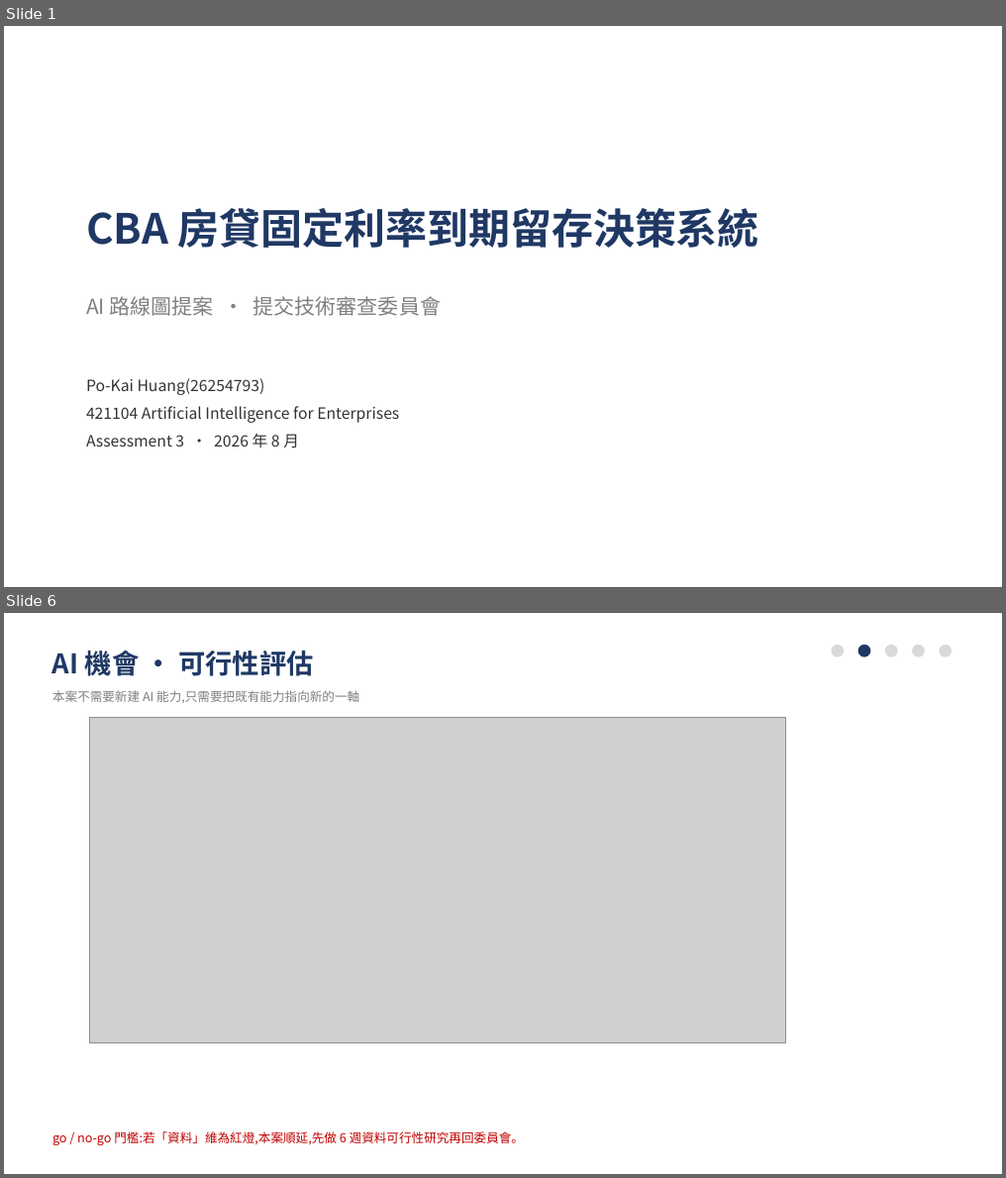
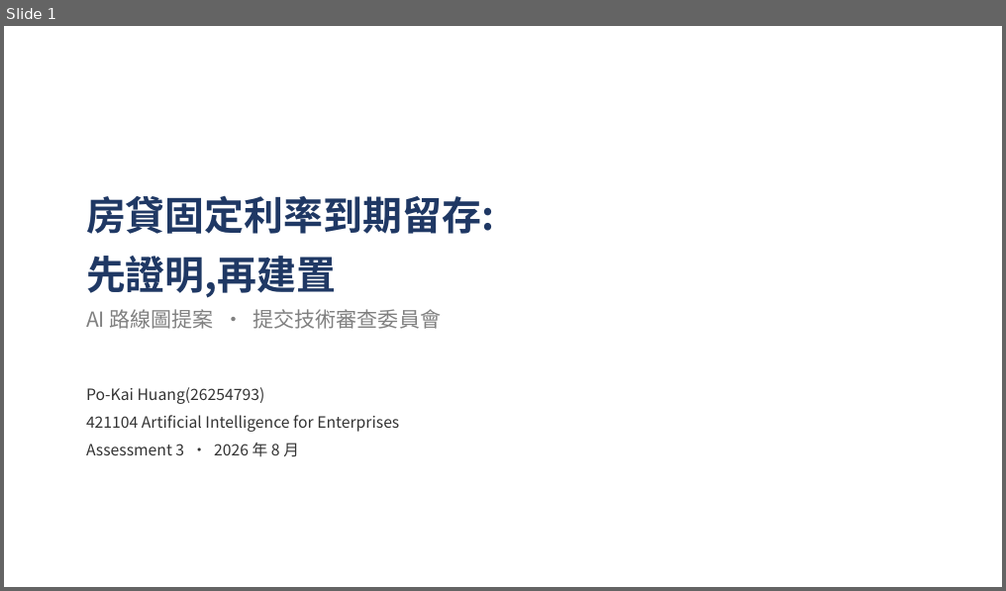
Before and after one commit to pokai-huang0828/UTS_workspace, a slide deck: Artificial Intelligence for Enterprises/Assessment3/Huang_26254793_421104_Assessment 3.pptx. Shown one above the other, each under a label of ours: slides 1 and 6 before the commit, slide 1 after it; the slides between them are not shown. The pictures are 1006x1178 and 1006x591 pixels, drawn with LibreOffice and Linux fonts; fonts in the diff are those of the drawing; grey boxes stand for pictures. Boxes give left, top, right and bottom in pixels: in the first picture for what was removed or moved away, otherwise in the second. Text is boxed around its words. In the diff, an @@ line names an element or a change of style, - is before the commit and + after.

```diff
--- a/Artificial Intelligence for Enterprises/Assessment3/Huang_26254793_421104_Assessment 3.pptx
+++ b/Artificial Intelligence for Enterprises/Assessment3/Huang_26254793_421104_Assessment 3.pptx
@@ slide 6 removed at box(4, 613, 1002, 1174), background #FFFFFF @@
@@ text removed at box(53, 650, 314, 676) @@
-AI 機會 · 可行性評估
@@ ellipse removed at box(832, 645, 844, 658) @@
@@ ellipse removed at box(858, 645, 871, 658) @@
@@ ellipse removed at box(885, 645, 898, 658) @@
@@ ellipse removed at box(912, 645, 925, 658) @@
@@ ellipse removed at box(939, 645, 951, 658) @@
@@ text removed at box(53, 690, 359, 703) @@
-本案不需要新建 AI 能力,只需要把既有能力指向新的一軸
@@ picture removed at box(89, 718, 786, 1044) @@
@@ text removed at box(53, 1132, 524, 1146) @@
-go / no-go 門檻:若「資料」維為紅燈,本案順延,先做 6 週資料可行性研究再回委員會。
@@ slide 1 changed as well @@
@@ text at box(86, 196, 494, 298): text changed; size 40 to 38 pt @@
-CBA 房貸固定利率到期留存決策系統
+房貸固定利率到期留存:
+先證明,再建置
@@ text "AI 路線圖提案 · 提交技術審查委員會": place and size @@
-text "AI 路線圖提案 · 提交技術審查委員會" at box(86, 296, 441, 316)
+text "AI 路線圖提案 · 提交技術審查委員會" at box(86, 309, 441, 329)
@@ text "Po-Kai Huang(26254793)": place and size @@
-text "Po-Kai Huang(26254793)" at box(86, 378, 399, 449)
+text "Po-Kai Huang(26254793)" at box(86, 387, 399, 458)
```
Also in this commit, not shown: 4 other slides changed, 9 slides added, 8 other slides removed, 22 other files.
